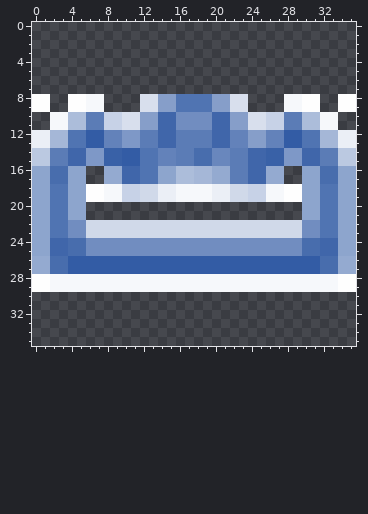
One commit to this pixel-art sprite: img/icon.png. That is the earlier state.
The file is 36x36 pixels. Colours within 5 levels of each other are drawn and written as one.
And afterwards:
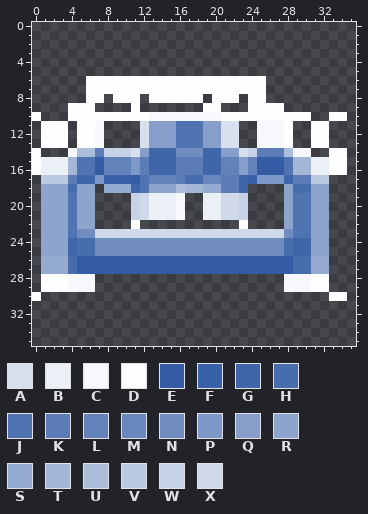
Palette (. is transparent): A #d8dfed  B #ebeff6  C #f6f8fb  D #fefefe  E #335ca5  F #3961a7  G #4066aa  H #486dad  J #5074b2  K #5b7cb6  L #6382ba  M #6987bd  N #718dc0  P #7e98c7  Q #869ec9  R #8da5cd  S #94aad0  T #a5b7d7  U #acbdda  V #bbc9e1  W #c7d2e7  X #d0d9e9
Diff:
Changed rows in their new state; - is an unchanged pixel.
first column x 0:
 6 ------DDDDDDDDDDDDDDDDDDDD----------
 7 ------DDDDDDDDDDDDDDDDDDDD----------
 8 ..--..DD-DDD.DDDDDD.DDD.DD--....--..
 9 ..----D.---D.......DD...DDDD....--..
10 D-..DDDDDDDDDCCCCCCCCDDDDDDDDDD..DD-
11 -DDD.DDC....A-QQJJJQQAA..CCCD..DD.--
12 .DDD.DDC....AQQQJJJQQAA..CCCD..DD...
13 .DDD.DDC....AQQQJJJQQAA..CCCD..DD...
14 D...CUUKWWWAQGGGNNNGGQQAWKKKUCC..DD.
15 DBBBTJJELLLPKGGG--KGGLLQLEEEJTTBBDD.
16 DBBBTJJELLLPKGGGKKKGGLLQLEEEJTTBBDD.
17 .VVVKGGPFFFE-LLLKHHMMK-GFPPPGKKVV...
18 .-RRH-R.SSSGJRRRUTTSSKKG....RHH-R...
19 .-RRJ-R....--B---..B-X-W....RJJ-R...
20 .-RRJ-R----WXBBBC--BBXXW----RJJ-R...
21 .-RRJ-R----WXBBBC--BBXXW----RJJ-R...
22 .-RRJRR....D...........D....RJJRR...
23 .-RRJ-N---------------------NJJRR...
24 .-RRG-H---------------------HGGRR...
25 .-RRG-H---------------------HGGRR...
26 .-SSH------------------------HHSS...
27 .-SSH------------------------HHSS...
28 .-DD---.....................---DD...
29 .-DD---.....................---DD...
30 D--------------------------------DD-
